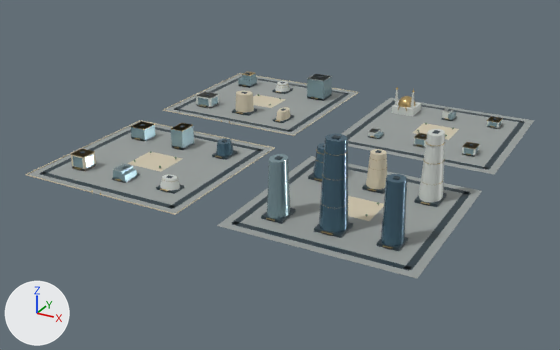
Before and after pictures for a commit that changed the glTF model web/public/assets/3d/ampliworld/GC-CITY-2030/GC-TILE-07-22.glb.
Before and after are seen from a camera (50 mm lens) standing at (-2333.0, -8306.0, 577.0) and looking at (-3014.0, -7068.0, -42.0). Every picture has the same lights, and +X, +Y and +Z are marked at lower left. The first picture is the older version. Where no turn or scale is listed for an object, it has been applied to the vertices. Vertices at exactly the same position are counted once.

The first picture shows 'GC-TILE-07-22-blue', 'GC-TILE-07-22-dark', 'GC-TILE-07-22-glass', 'GC-TILE-07-22-gold', 'GC-TILE-07-22-ivory', 'GC-TILE-07-22-paving', 'GC-TILE-07-22-white'.
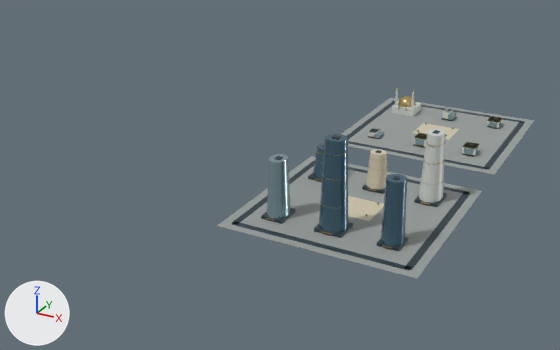
Patch to the scene script:
```diff
--- a/web/public/assets/3d/ampliworld/GC-CITY-2030/GC-TILE-07-22.glb.py
+++ b/web/public/assets/3d/ampliworld/GC-CITY-2030/GC-TILE-07-22.glb.py
@@ me_mesh_0 @@
 # used by ob_gc_tile_07_22_paving; location = (0.0, 0.0, 0.0)
-me_mesh_0.from_pydata(...)  # 32 vertices, 48 faces; spans x -3379.0..-2621.0, y -7379.0..-6621.0, z 0.0
+me_mesh_0.from_pydata(...)  # 16 vertices, 24 faces; spans x -2959.0..-2621.0, y -7379.0..-6621.0, z 0.0
+# me_mesh_0 part 1: the loose piece of 8 vertices spanning x -3379.0..-3041.0, y -6959.0..-6621.0, z 0.0 is deleted
+# me_mesh_0 part 2: the loose piece of 8 vertices spanning x -3379.0..-3041.0, y -7379.0..-7041.0, z 0.0 is deleted
 me_mesh_0.materials.append(mat_paving)
@@ me_mesh_1 @@
 # used by ob_gc_tile_07_22_dark; location = (0.0, 0.0, 0.0)
-me_mesh_1.from_pydata(...)  # 496 vertices, 744 faces; spans x -3364.0..-2636.0, y -7364.0..-6636.0, z 0.0..157.0
+me_mesh_1.from_pydata(...)  # 240 vertices, 360 faces; spans x -2944.0..-2636.0, y -7364.0..-6636.0, z 0.0..157.0
+# me_mesh_1 part 3: 32 loose pieces with 256 vertices, spanning x -3364.0..-3056.0, y -7364.0..-6636.0, z 0.0..50.0, are deleted
 me_mesh_1.materials.append(mat_dark)
@@ me_mesh_2 @@
 # used by ob_gc_tile_07_22_ivory; location = (0.0, 0.0, 0.0)
-me_mesh_2.from_pydata(...)  # 186 vertices, 300 faces; spans x -3380.0..-2750.0, y -7380.0..-6620.0, z 0.0..69.0
+me_mesh_2.from_pydata(...)  # 38 vertices, 64 faces; spans x -2830.0..-2750.0, y -7246.0..-6754.0, z 0.0..69.0
+# me_mesh_2 part 4: 15 loose pieces with 148 vertices, spanning x -3380.0..-3040.0, y -7380.0..-6620.0, z 0.0..45.0, are deleted
 me_mesh_2.materials.append(mat_ivory)
@@ me_mesh_5 @@
 # used by ob_gc_tile_07_22_gold; location = (0.0, 0.0, 0.0)
-me_mesh_5.from_pydata(...)  # 1159 vertices, 2020 faces; spans x -3328.0..-2672.0, y -7380.0..-6678.0, z 0.0..134.0
+me_mesh_5.from_pydata(...)  # 669 vertices, 1180 faces; spans x -2912.0..-2672.0, y -7326.0..-6678.0, z 4.0..134.0
+# me_mesh_5 part 6: 35 loose pieces with 490 vertices, spanning x -3328.0..-3093.0, y -7380.0..-6679.0, z 0.0..41.0, are deleted
 me_mesh_5.materials.append(mat_gold)
@@ me_mesh_6 @@
 # used by ob_gc_tile_07_22_glass; location = (0.0, 0.0, 0.0)
-me_mesh_6.from_pydata(...)  # 350 vertices, 532 faces; spans x -3330.0..-2677.0, y -7322.0..-6675.0, z 0.0..102.0
+me_mesh_6.from_pydata(...)  # 134 vertices, 208 faces; spans x -2908.0..-2677.0, y -7322.0..-6683.0, z 0.0..102.0
+# me_mesh_6 part 7: 27 loose pieces with 216 vertices, spanning x -3330.0..-3089.0, y -7318.0..-6675.0, z 0.0..49.0, are deleted
 me_mesh_6.materials.append(mat_glass)
@@ me_mesh_7 @@
 # used by ob_gc_tile_07_22_white; location = (0.0, 0.0, 0.0)
-me_mesh_7.from_pydata(...)  # 198 vertices, 328 faces; spans x -3330.0..-2671.0, y -7314.0..-6672.0, z 0.0..123.0
+me_mesh_7.from_pydata(...)  # 122 vertices, 200 faces; spans x -2915.0..-2671.0, y -7144.0..-6672.0, z 0.0..123.0
+# me_mesh_7 part 5: 6 loose pieces with 76 vertices, spanning x -3330.0..-3088.0, y -7314.0..-6675.0, z 0.0..49.0, are deleted
 me_mesh_7.materials.append(mat_white)
@@ me_mesh_8 @@
 # used by ob_gc_tile_07_22_blue; location = (0.0, 0.0, 0.0)
-me_mesh_8.from_pydata(...)  # 88 vertices, 160 faces; spans x -3126.0..-2673.0, y -7321.0..-7094.0, z 5.0..156.0
+me_mesh_8.from_pydata(...)  # 66 vertices, 120 faces; spans x -2913.0..-2673.0, y -7321.0..-7094.0, z 5.0..156.0
+# me_mesh_8 part 8: the loose piece of 22 vertices spanning x -3126.0..-3094.0, y -7138.0..-7098.0, z 5.0..29.0 is deleted
 me_mesh_8.materials.append(mat_blue)
```

Where the change shows, as pixel boxes [x1, y1, x2, y2] in the pictures (560 x 350 px):
'GC-TILE-07-22-paving', reshaped (37% narrower, 12% shorter): before [27, 74, 534, 279]; after [217, 98, 534, 279]
'GC-TILE-07-22-dark', reshaped (40% narrower, 14% shorter): before [40, 73, 525, 271]; after [232, 101, 525, 271]
'GC-TILE-07-22-blue', reshaped (51% narrower): before [216, 134, 407, 246]; after [313, 134, 407, 246]
'GC-TILE-07-22-ivory', reshaped: before [25, 73, 459, 221]; after [348, 123, 459, 221]
'GC-TILE-07-22-glass', reshaped (45% narrower, 27% shorter): before [73, 73, 502, 219]; after [267, 112, 502, 219]
'GC-TILE-07-22-white', reshaped (65% narrower, 12% shorter): before [113, 74, 502, 203]; after [368, 90, 502, 203]
'GC-TILE-07-22-gold', reshaped (45% narrower, 9% shorter): before [71, 71, 503, 249]; after [266, 87, 503, 249]
part 1 of me_mesh_0, deleted: before [165, 74, 358, 135]
part 2 of me_mesh_0, deleted: before [27, 121, 273, 213]
part 3 of me_mesh_1, deleted: before [40, 73, 349, 209]
part 4 of me_mesh_2, deleted: before [25, 73, 359, 215]
part 5 of me_mesh_7, deleted: before [113, 74, 332, 190]
part 6 of me_mesh_5, deleted: before [71, 71, 318, 195]
part 7 of me_mesh_6, deleted: before [73, 73, 332, 183]
part 8 of me_mesh_8, deleted: before [216, 139, 233, 156]
